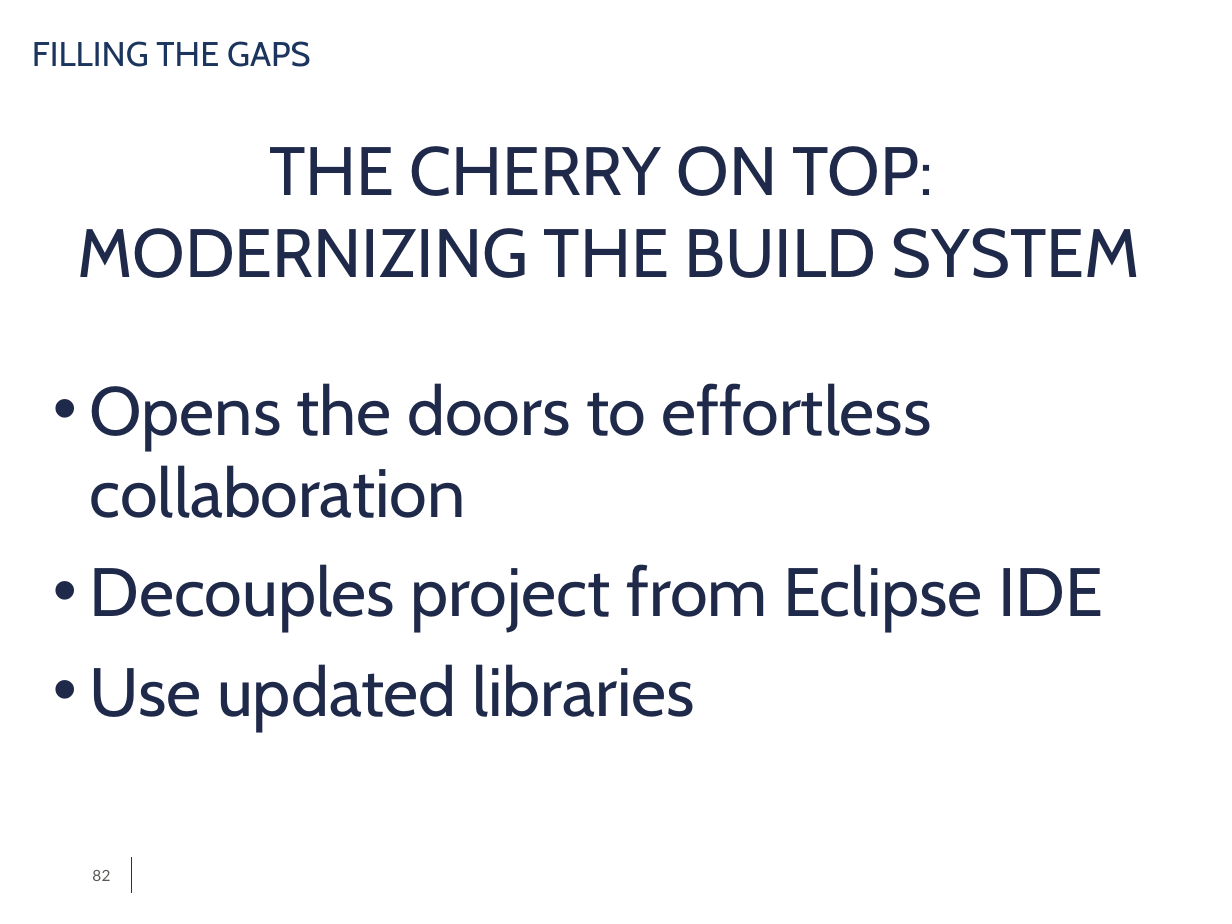
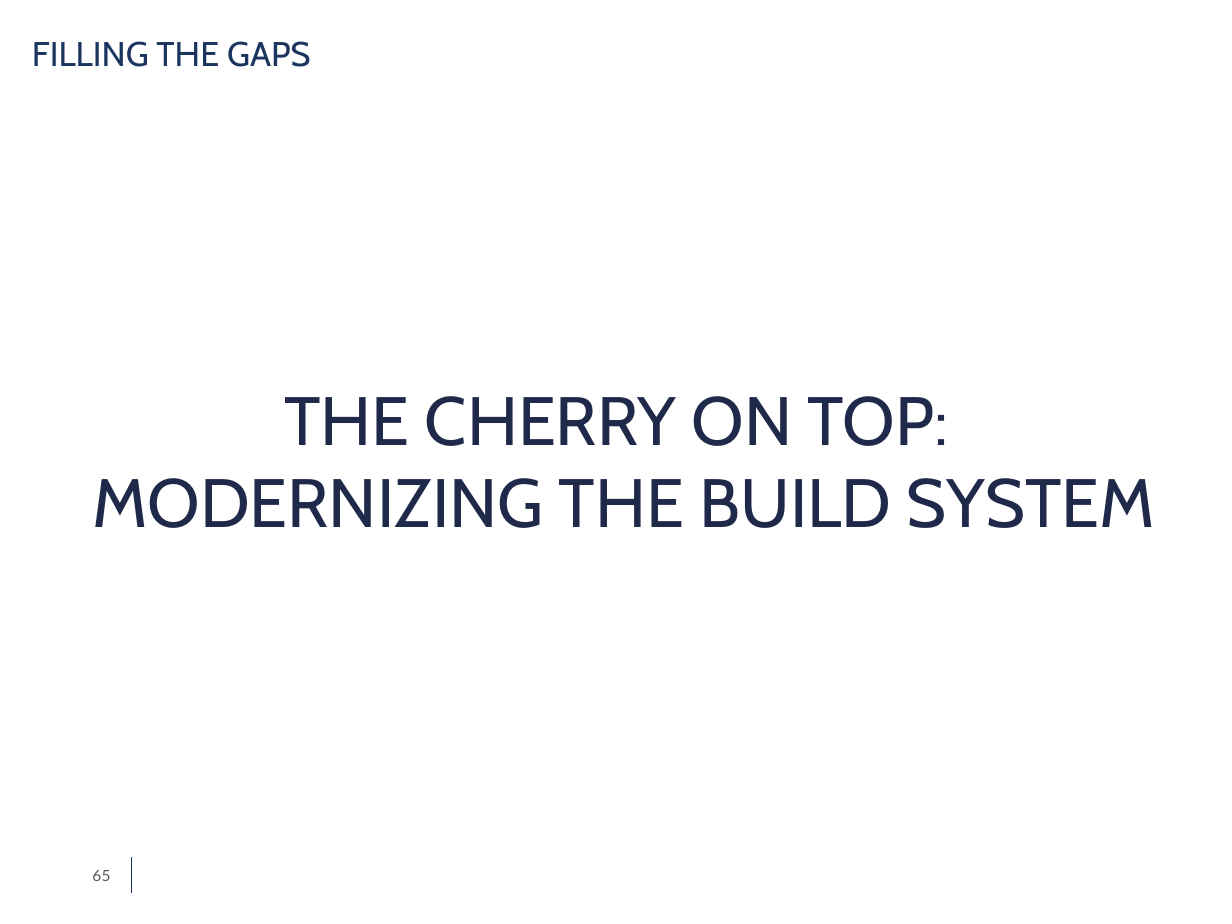
Before and after one commit to simdeistud/bachelors-thesis, a slide deck: slide 65 of SlidesDeiana4_3 -ABRIDGED.pptx (slide 82 before the commit). Drawn at 1232x924 pixels with LibreOffice and Linux fonts; fonts in the diff are those of the drawing; background and template pictures are left out. Boxes give left, top, right and bottom in pixels: in the first picture for what was removed or moved away, otherwise in the second. Text is boxed around its words. In the diff, an @@ line names an element or a change of style, - is before the commit and + after.

```diff
--- a/SlidesDeiana4_3 -ABRIDGED.pptx
+++ b/SlidesDeiana4_3 -ABRIDGED.pptx
@@ text "THE CHERRY ON TOP: MODERNIZING ...": place and size @@
-text "THE CHERRY ON TOP: MODERNIZING ..." at (77, 146, 1140, 278)
+text "THE CHERRY ON TOP: MODERNIZING ..." at (93, 396, 1155, 528)
@@ text removed at (90, 383, 1103, 731) @@
-• Opens the doors to effortless collaboration
-• Decouples project from Eclipse IDE
-• Use updated libraries
@@ page number at (92, 870, 110, 881): text changed @@
-82
+65
```
Also in this commit, not shown: 9 other slides changed, 1 slide added, 19 slides removed, 1 other file.
